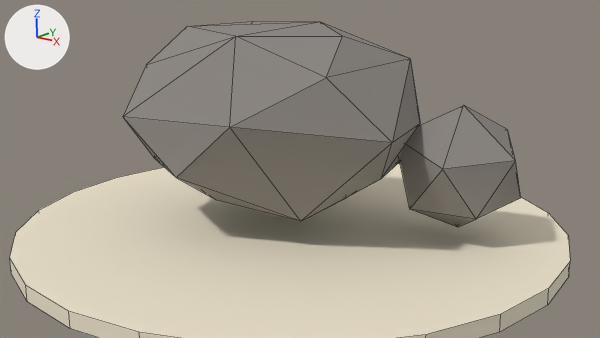
The Blender file tools/mcp/blender-mcp/15-Recursos/roca_comun_lowpoly_baja.blend as it was, and as the next commit left it.
One viewpoint serves both versions: the file's camera 'CAM_Roca'. The axes (+X, +Y, +Z) are drawn at upper left. The lights are the same throughout. The picture after the commit comes second. Mesh edges are drawn as thin lines.

The first picture shows 'Base_Arena', 'SM_Roca_M_Roca'.
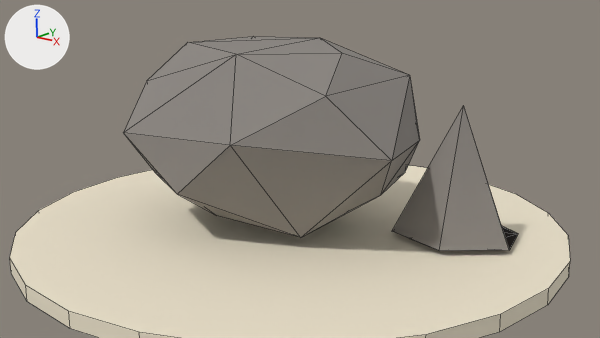
Patch to the scene script:
```diff
--- a/tools/mcp/blender-mcp/15-Recursos/roca_comun_lowpoly_baja.blend.py
+++ b/tools/mcp/blender-mcp/15-Recursos/roca_comun_lowpoly_baja.blend.py
@@ me_sm_roca_m_roca_001 @@
 # used by ob_sm_roca_m_roca; location = (0.0, 0.0, 0.258)
-me_sm_roca_m_roca_001.from_pydata(...)  # 39 vertices, 70 faces; spans x -1.21..1.83, y -0.93..1.07, z -0.21..1.34
-me_sm_roca_m_roca_001.vertices[27].co = (1.29, 0.67, -0.21)  # pixel (457, 227)
-me_sm_roca_m_roca_001.vertices[28].co = (1.73, 0.82, 0.08)  # pixel (520, 197)
-me_sm_roca_m_roca_001.vertices[29].co = (1.61, 0.32, 0.01)  # pixel (476, 219)
-me_sm_roca_m_roca_001.vertices[30].co = (1.12, 0.21, 0.02)  # pixel (409, 209)
-me_sm_roca_m_roca_001.vertices[31].co = (0.89, 0.65, 0.15)
-me_sm_roca_m_roca_001.vertices[32].co = (1.25, 1.07, 0.18)
-me_sm_roca_m_roca_001.vertices[33].co = (1.83, 0.44, 0.46)  # pixel (515, 160)
-me_sm_roca_m_roca_001.vertices[34].co = (1.44, 0.11, 0.4)  # pixel (442, 169)
-me_sm_roca_m_roca_001.vertices[35].co = (0.94, 0.26, 0.54)
-me_sm_roca_m_roca_001.vertices[36].co = (1.1, 0.77, 0.58)
-me_sm_roca_m_roca_001.vertices[37].co = (1.57, 0.88, 0.57)  # pixel (507, 129)
-me_sm_roca_m_roca_001.vertices[38].co = (1.41, 0.43, 0.81)  # pixel (463, 105)
+me_sm_roca_m_roca_001.from_pydata(...)  # 39 vertices, 70 faces; spans x -1.21..1.83, y -0.93..1.07, z 0.05..1.48
+# me_sm_roca_m_roca_001 part 1: the loose piece of 27 vertices spanning x -1.21..1.3, y -0.93..1.01, z -0.08..1.34 is moved by (0.0, 0.0, 0.13)
+# me_sm_roca_m_roca_001 part 2
+me_sm_roca_m_roca_001.vertices[27].co = (1.29, 0.67, 0.05)
+me_sm_roca_m_roca_001.vertices[28].co = (1.73, 0.82, 0.05)  # pixel (518, 233)
+me_sm_roca_m_roca_001.vertices[29].co = (1.61, 0.32, 0.05)
+me_sm_roca_m_roca_001.vertices[30].co = (1.12, 0.21, 0.05)  # pixel (408, 238)
+me_sm_roca_m_roca_001.vertices[31].co = (0.89, 0.65, 0.05)
+me_sm_roca_m_roca_001.vertices[32].co = (1.25, 1.07, 0.05)
+me_sm_roca_m_roca_001.vertices[33].co = (1.83, 0.44, 0.05)  # pixel (509, 250)
+me_sm_roca_m_roca_001.vertices[34].co = (1.44, 0.11, 0.05)  # pixel (439, 250)
+me_sm_roca_m_roca_001.vertices[35].co = (0.94, 0.26, 0.05)  # pixel (391, 231)
+me_sm_roca_m_roca_001.vertices[36].co = (1.1, 0.77, 0.05)
+me_sm_roca_m_roca_001.vertices[37].co = (1.57, 0.88, 0.05)  # pixel (501, 227)
+me_sm_roca_m_roca_001.vertices[38].co = (1.41, 0.43, 1.07)  # pixel (463, 105)
 me_sm_roca_m_roca_001.materials.append(mat_mat_roca)
@@ ob_sm_roca_m_roca @@
 ob_sm_roca_m_roca = bpy.data.objects.new('SM_Roca_M_Roca', me_sm_roca_m_roca_001)
-ob_sm_roca_m_roca.location = (0.0, 0.0, 0.258)
+ob_sm_roca_m_roca.location = (0.0, 0.0, 0.0)
```

Where the change shows, as pixel boxes (x1, y1, x2, y2) in the pictures (600 x 338 px; the box of a moved part takes in the faces that stretch with it):
'SM_Roca_M_Roca', reshaped, moved
    before: (123, 21, 521, 227)
    after: (124, 37, 518, 251)
part 1 of me_sm_roca_m_roca_001, moved or reshaped
    before: (123, 21, 420, 221)
    after: (124, 37, 420, 238)
part 2 of me_sm_roca_m_roca_001, moved or reshaped
    before: (399, 105, 521, 227)
    after: (392, 105, 518, 251)
